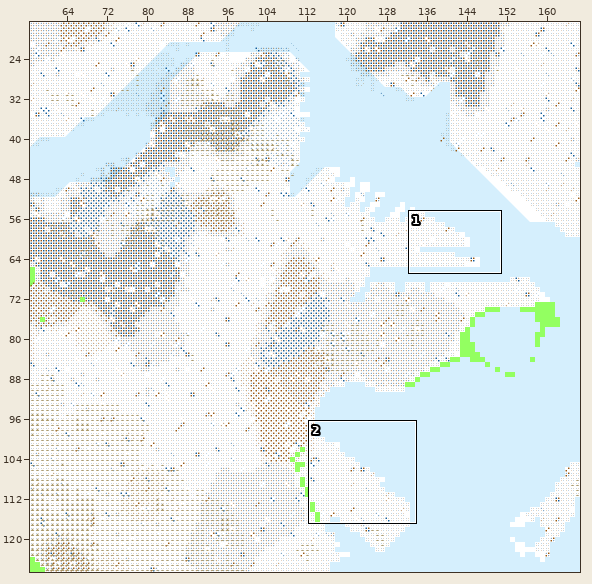
An edit to a level. Tiled map, Maps/hd/boston-hd.tmx. Above: a wide view before the commit, with the close-up outlined.
Close-up. The starting point:
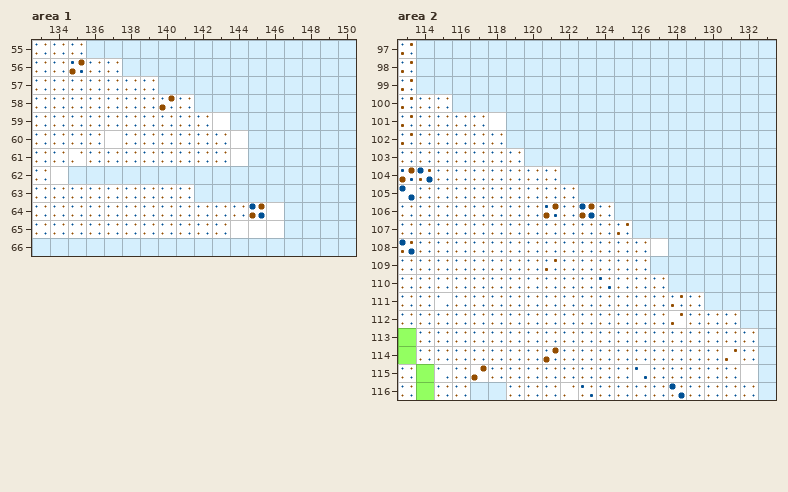
Cells are 32x32 px. Shown: area 1 x 133..150, y 55..66; area 2 x 113..133, y 97..116. The commit also changed other parts of the map, which this record leaves out.
After:
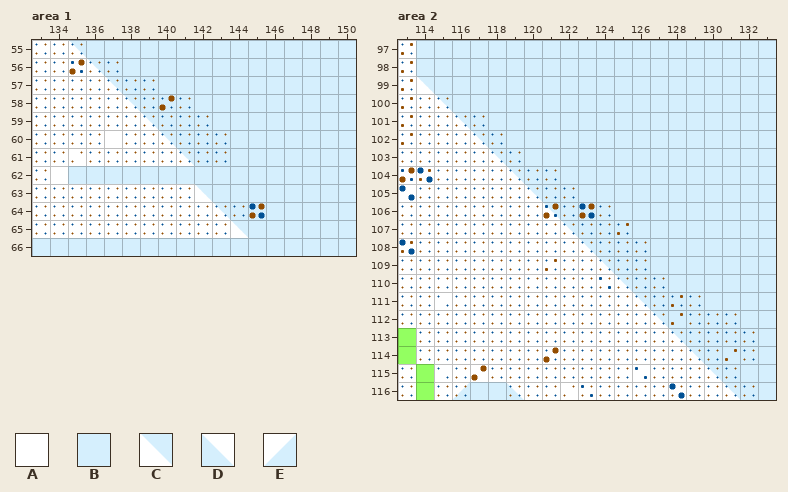
Key: from "Landform": A 0, B 1, C 5, D 8, E 9.
_ is an empty cell.
Tiles replaced or removed in this view: A, B.
Changes in this commit:
Changed rows in their new state; . is an unchanged cell.
Layer "Land", area 1:
first column x 135:
55 C...........
56 .CB.........
57 ..CBB.......
58 ...CBBB.....
59 ....CBBBB...
60 .....CBBBB..
61 ......CBBB..
63 .......C....
64 ........CBBB
65 .........CBB
Layer "Land", area 2:
first column x 114:
 99 C..................
100 .C.................
101 ..CBB..............
102 ...CB..............
103 ....CB.............
104 .....CBB...........
105 ......CBB..........
106 .......CBBB........
107 ........CBBB.......
108 .........CBBBB.....
109 ..........CBB......
110 ...........CBB.....
111 ............CBBB...
112 .............CBBBB.
113 ..............CBBBB
114 ...............CBBB
115 ................CBB
116 ..E..D...........CB
Where, in picture pixels (left, top, right, bottom), the same in both close-ups:
changed: (69, 40, 248, 166)
changed: (194, 184, 284, 238)
changed: (416, 76, 758, 400)
